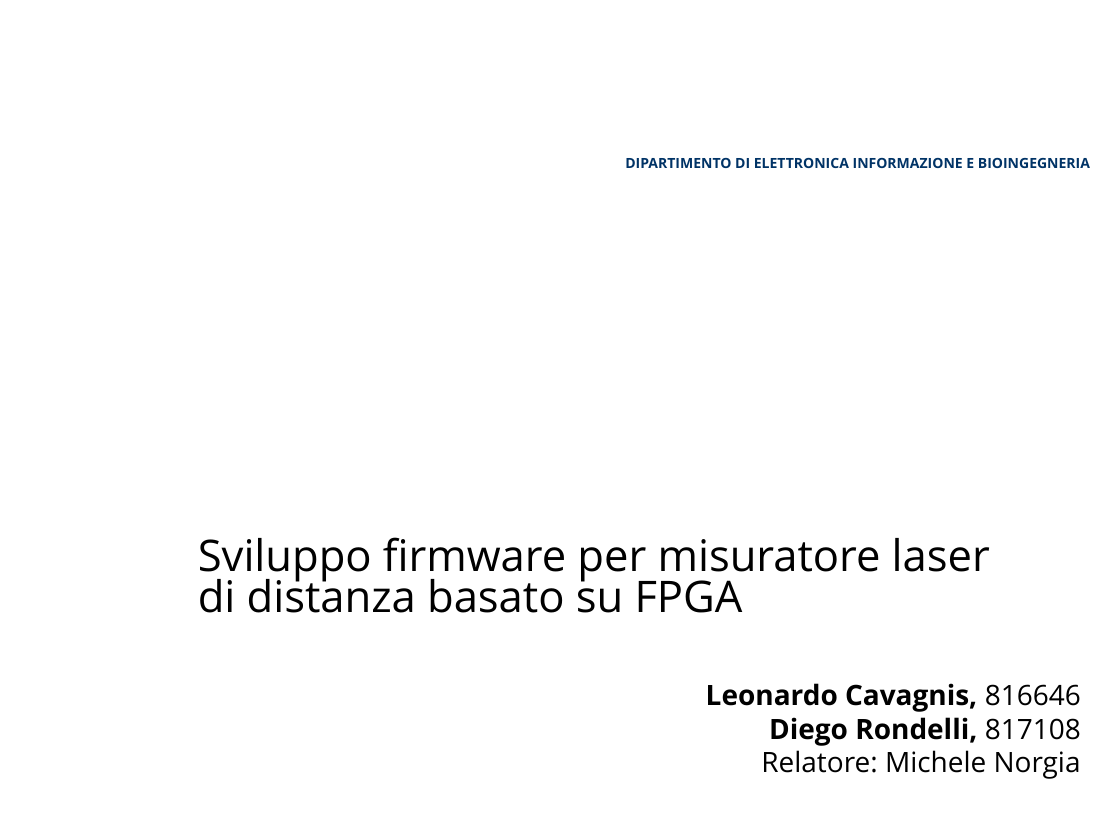
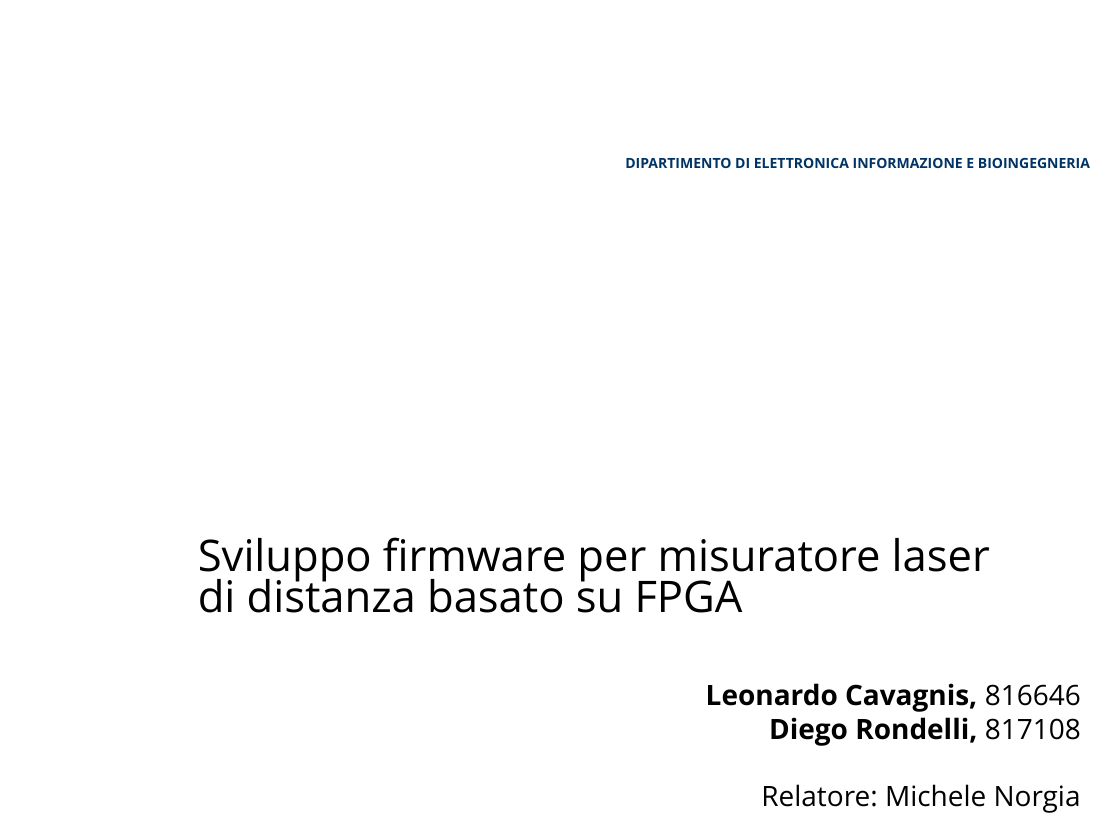
Before and after one commit to lcavagnispolimi/thesis_latex, a slide deck: slide 1 of presentazione_discussione.pptx. Drawn at 1120x840 pixels with LibreOffice and Linux fonts; fonts in the diff are those of the drawing; background and template pictures are left out. Boxes give left, top, right and bottom in pixels: in the first picture for what was removed or moved away, otherwise in the second. Text is boxed around its words. In the diff, an @@ line names an element or a change of style, - is before the commit and + after.

```diff
--- a/presentazione_discussione.pptx
+++ b/presentazione_discussione.pptx
@@ text "Leonardo Cavagnis, 816646 Diego Rondelli, ..." rewrapped from box(706, 683, 1081, 779) to box(706, 683, 1081, 813) @@
```
Also in this commit, not shown: 2 other slides changed.
